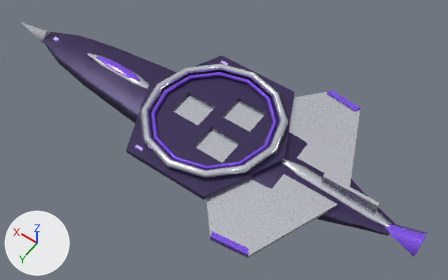
Before and after pictures for a commit that changed the glTF model docs/concept-art/models/antiphon-hadron.glb.
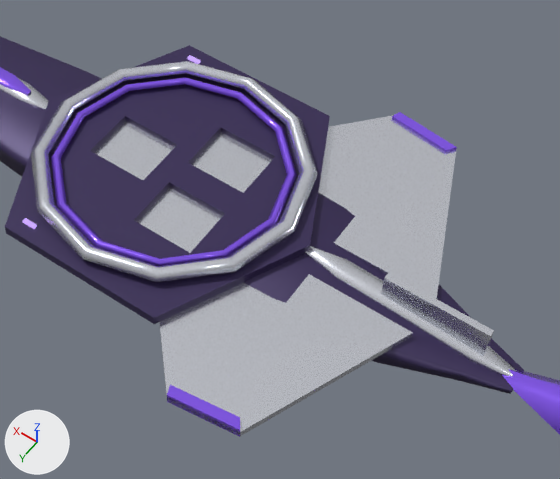
Each version is shown whole from a 50 mm camera at (-57.8, 68.6, 106.4) aimed at (-8.1, -0.9, -2.9), then close up on the part from 28% to 92% of the width and 11% to 100% of the height. Lighting does not change. The marker at lower left points along +X, +Y and +Z. The older version's two pictures come first. Where no turn or scale is listed for an object, it has been applied to the vertices.

Script lines for the objects in view, before the commit:
```python
me_mesh_13 = bpy.data.meshes.new('Mesh_13')
me_mesh_13.from_pydata(...)  # 8 vertices, 12 faces; spans x -30.0..-21.6, y -23.0..-20.9, z -0.7..0.7
me_mesh_13.materials.append(mat_resonance_crystal)  # purple #8b5cf6
me_mesh_14 = bpy.data.meshes.new('Mesh_14')
me_mesh_14.from_pydata(...)  # 8 vertices, 12 faces; spans x -38.0..-4.0, y 2.5..23.0, z -0.5..0.5
me_mesh_14.materials.append(mat_pale_alloy)  # white #e6e9f2
me_mesh_18 = bpy.data.meshes.new('Mesh_18')
me_mesh_18.from_pydata([(-5.0, -3.2, 0.0), (-5.0, 0.0, 3.2), (-5.0, 3.2, 0.0), (-5.0, 0.0, -3.2), (-5.0, -3.2, 0.0), (5.0, 0.0, 0.0), (-5.0, 0.0, 0.0)], [], [(0, 5, 1), (1, 5, 2), (2, 5, 3), (3, 5, 4), (0, 1, 6), (1, 2, 6), (2, 3, 6), (3, 4, 6)])
me_mesh_18.materials.append(mat_resonance_crystal)  # purple #8b5cf6
ob_drive_prism = bpy.data.objects.new('drive_prism', me_mesh_18)
ob_drive_prism.location = (-50.0, 0.0, 0.4)
ob_guard_edge_s = bpy.data.objects.new('guard_edge_s', me_mesh_13)
ob_guard_edge_s.location = (0.0, 0.0, 2.1)
ob_guard_wing_p = bpy.data.objects.new('guard_wing_p', me_mesh_14)
ob_guard_wing_p.location = (0.0, 0.0, 2.0)
# also in view: 'guard_edge_p' at (-25.8, 22.0, 2.1); 'blade_hull' at (-1.0, 0.0, 0.0); 'bay_floor_p' at (-10.5, 5.0, 2.6); 'ring_inner' at (-6.0, 0.0, 4.2); 'landing_deck' at (-6.0, 0.0, 3.0)
```
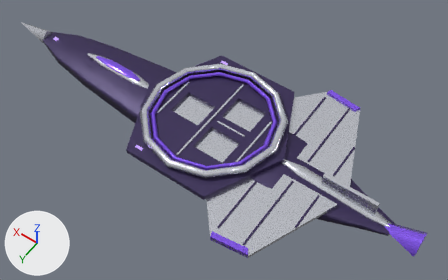
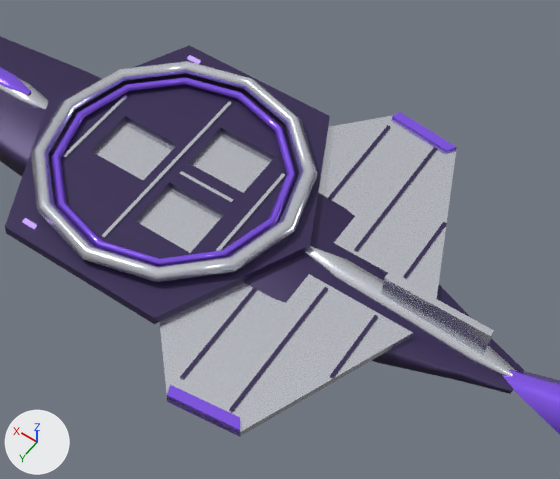
Pixel boxes (x1, y1, x2, y2) of what changed, in the close-ups (560 x 479 px):
'deck_seam_1', added: after (102, 102, 232, 238)
'wing_seam_1_p', added: after (229, 287, 328, 412)
'wing_seam_1_s', added: after (354, 147, 437, 252)
'wing_seam_0_p', added: after (180, 288, 257, 380)
'deck_seam_2', added: after (216, 173, 286, 251)
'wing_seam_0_s', added: after (328, 125, 390, 199)
'deck_seam_0', added: after (63, 95, 127, 158)
'wing_seam_2_p', added: after (330, 315, 378, 378)
'wing_seam_2_s', added: after (404, 222, 447, 278)
'deck_seam_3', added: after (179, 171, 234, 203)

The change, as a list of edits to the scene's bpy script:
```text
Add me_mesh_30:
    me_mesh_30.from_pydata(...)  # a box spanning x -0.2..0.2, y -4.4..4.4, z -0.1..0.1
    me_mesh_30.materials.append(mat_shadow_indigo)  # dark purple #3b2e5a
Add me_mesh_29:
    me_mesh_29.from_pydata(...)  # a box spanning x -0.2..0.2, y -4.4..4.4, z -0.1..0.1
    me_mesh_29.materials.append(mat_shadow_indigo)  # dark purple #3b2e5a
Add me_mesh_28:
    me_mesh_28.from_pydata(...)  # a box spanning x -0.2..0.2, y -8.9..8.9, z -0.1..0.1
    me_mesh_28.materials.append(mat_shadow_indigo)  # dark purple #3b2e5a
Add me_mesh_27:
    me_mesh_27.from_pydata(...)  # a box spanning x -0.2..0.2, y -8.9..8.9, z -0.1..0.1
    me_mesh_27.materials.append(mat_shadow_indigo)  # dark purple #3b2e5a
Add me_mesh_26:
    me_mesh_26.from_pydata(...)  # a box spanning x -0.2..0.2, y -6.55..6.55, z -0.1..0.1
    me_mesh_26.materials.append(mat_shadow_indigo)  # dark purple #3b2e5a
Add me_mesh_25:
    me_mesh_25.from_pydata(...)  # a box spanning x -0.2..0.2, y -6.55..6.55, z -0.1..0.1
    me_mesh_25.materials.append(mat_shadow_indigo)  # dark purple #3b2e5a
Add me_mesh_24:
    me_mesh_24.from_pydata(...)  # a box spanning x -3.5..3.5, y -0.2..0.2, z -0.1..0.1
    me_mesh_24.materials.append(mat_pale_alloy)  # white #e6e9f2
Add me_mesh_23:
    me_mesh_23.from_pydata(...)  # a box spanning x -0.2..0.2, y -6.5..6.5, z -0.1..0.1
    me_mesh_23.materials.append(mat_pale_alloy)  # white #e6e9f2
Add me_mesh_22:
    me_mesh_22.from_pydata(...)  # a box spanning x -0.2..0.2, y -12.0..12.0, z -0.1..0.1
    me_mesh_22.materials.append(mat_pale_alloy)  # white #e6e9f2
Add me_mesh_21:
    me_mesh_21.from_pydata(...)  # a box spanning x -0.2..0.2, y -5.7..5.7, z -0.1..0.1
    me_mesh_21.materials.append(mat_pale_alloy)  # white #e6e9f2
Add ob_wing_seam_2_p:
    ob_wing_seam_2_p = bpy.data.objects.new('wing_seam_2_p', me_mesh_30)
    ob_wing_seam_2_p.location = (-34.0, 7.4, 2.5)
Add ob_wing_seam_2_s:
    ob_wing_seam_2_s = bpy.data.objects.new('wing_seam_2_s', me_mesh_29)
    ob_wing_seam_2_s.location = (-34.0, -7.4, 2.5)
Add ob_wing_seam_1_p:
    ob_wing_seam_1_p = bpy.data.objects.new('wing_seam_1_p', me_mesh_28)
    ob_wing_seam_1_p.location = (-28.0, 11.9, 2.5)
Add ob_wing_seam_1_s:
    ob_wing_seam_1_s = bpy.data.objects.new('wing_seam_1_s', me_mesh_27)
    ob_wing_seam_1_s.location = (-28.0, -11.9, 2.5)
Add ob_wing_seam_0_p:
    ob_wing_seam_0_p = bpy.data.objects.new('wing_seam_0_p', me_mesh_26)
    ob_wing_seam_0_p.location = (-22.0, 13.9, 2.5)
Add ob_wing_seam_0_s:
    ob_wing_seam_0_s = bpy.data.objects.new('wing_seam_0_s', me_mesh_25)
    ob_wing_seam_0_s.location = (-22.0, -13.9, 2.5)
Add ob_deck_seam_3:
    ob_deck_seam_3 = bpy.data.objects.new('deck_seam_3', me_mesh_24)
    ob_deck_seam_3.location = (-10.5, 0.0, 3.7)
Add ob_deck_seam_2:
    ob_deck_seam_2 = bpy.data.objects.new('deck_seam_2', me_mesh_23)
    ob_deck_seam_2.location = (-16.5, 0.0, 3.7)
Add ob_deck_seam_1:
    ob_deck_seam_1 = bpy.data.objects.new('deck_seam_1', me_mesh_22)
    ob_deck_seam_1.location = (-5.5, 0.0, 3.7)
Add ob_deck_seam_0:
    ob_deck_seam_0 = bpy.data.objects.new('deck_seam_0', me_mesh_21)
    ob_deck_seam_0.location = (5.0, 0.0, 3.7)
```
